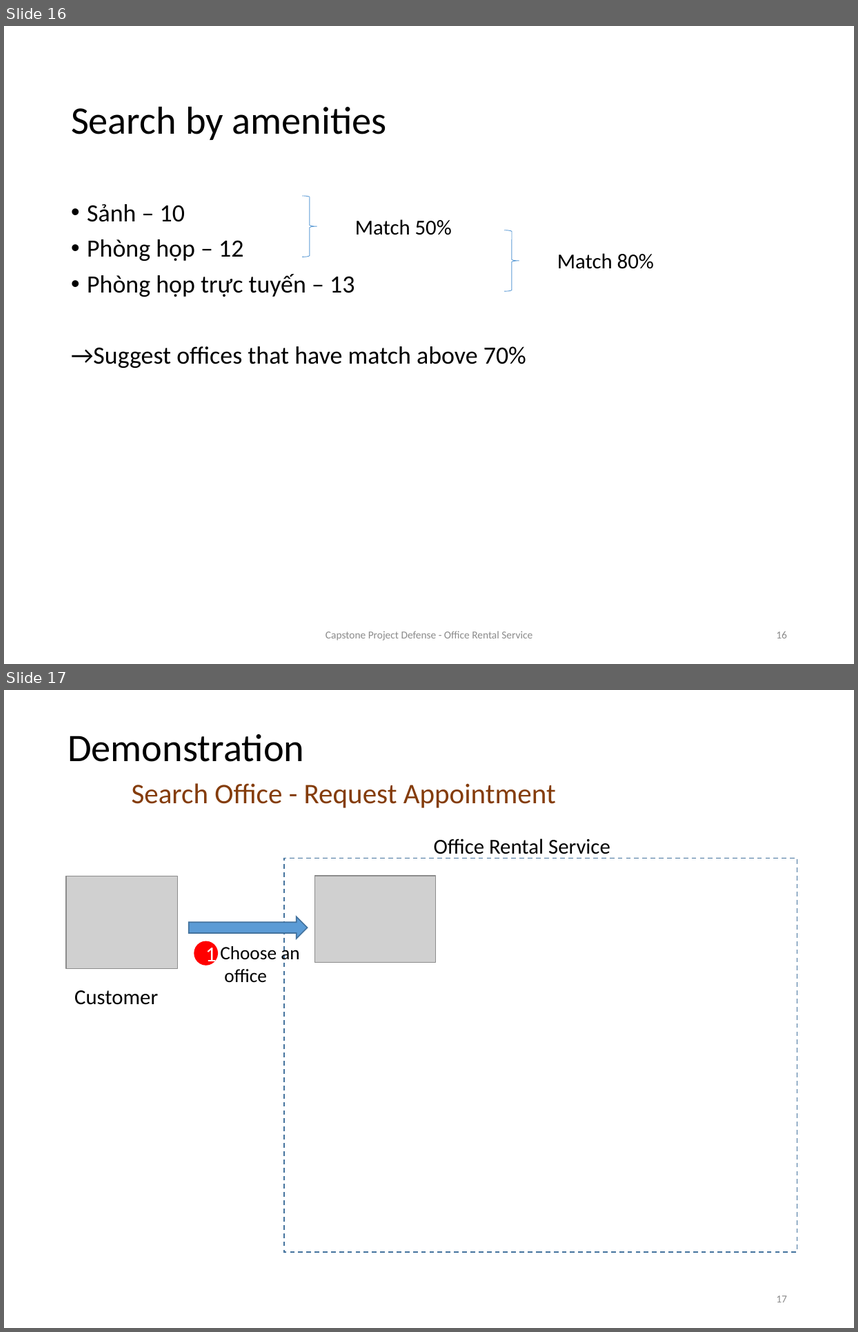
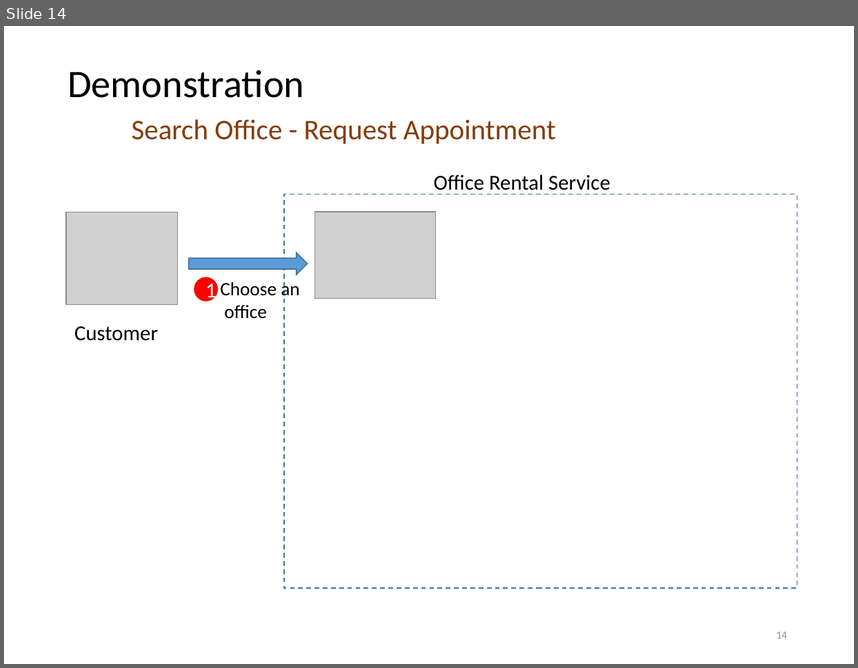
Before and after one commit to tienlx93/capstone-ors, a slide deck: doc/SlidePresentation 2 v3.pptx. Shown one above the other, each under a label of ours: slides 16 and 17 before the commit, slide 14 after it. The pictures are 858x1332 and 858x668 pixels, drawn with LibreOffice and Linux fonts; fonts in the diff are those of the drawing; grey boxes stand for pictures. Boxes give left, top, right and bottom in pixels: in the first picture for what was removed or moved away, otherwise in the second. Text is boxed around its words. In the diff, an @@ line names an element or a change of style, - is before the commit and + after.

Commit message:
fix slides

```diff
--- a/doc/SlidePresentation 2 v3.pptx
+++ b/doc/SlidePresentation 2 v3.pptx
@@ slide 16 removed at (4,26,854,664), background #FFFFFF @@
@@ title removed at (71,106,387,140) @@
-Search by amenities
@@ text removed at (71,204,526,368) @@
-• Sảnh – 10
-• Phòng họp – 12
-• Phòng họp trực tuyến – 13
-→Suggest offices that have match above 70%
@@ right brace removed at (302,196,317,257) @@
@@ text removed at (355,219,452,235) @@
-Match 50%
@@ right brace removed at (505,230,519,291) @@
@@ text removed at (557,253,654,269) @@
-Match 80%
@@ text removed at (326,630,533,640) @@
-Capstone Project Defense - Office Rental Service
@@ page number removed at (776,630,787,638) @@
-16
@@ what was slide 17 is now slide 14 @@
@@ page number at (776,631,787,638): text changed @@
-17
+14
```
Also in this commit, not shown: 5 other slides removed, 1 other file.
